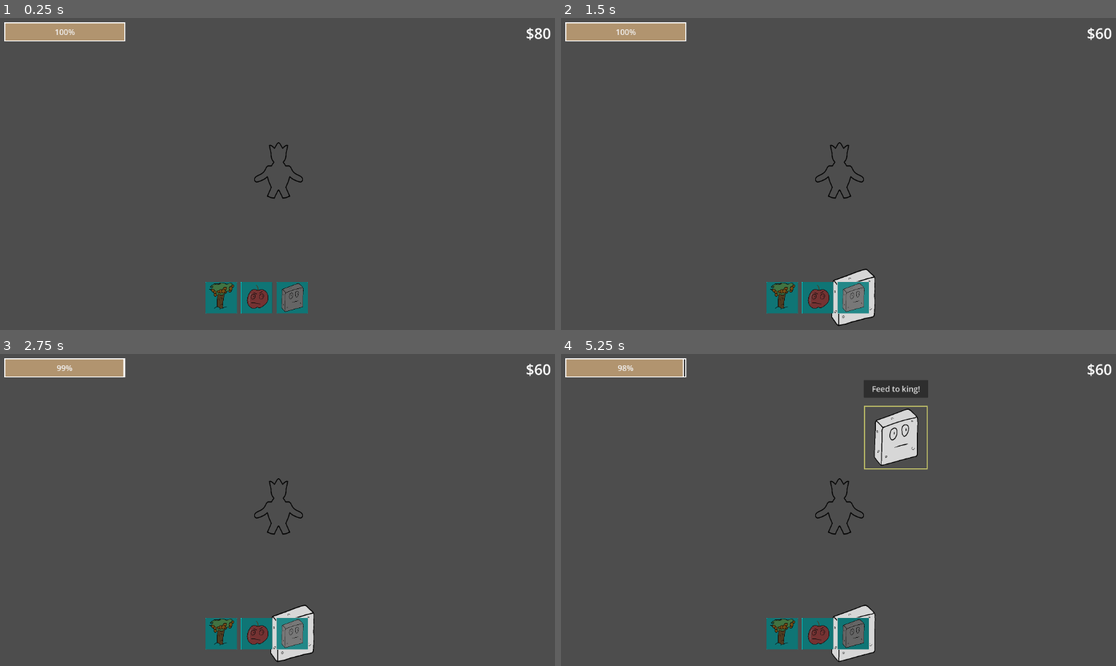
Above: before the commit, frames 1-4 (two rows, left to right).
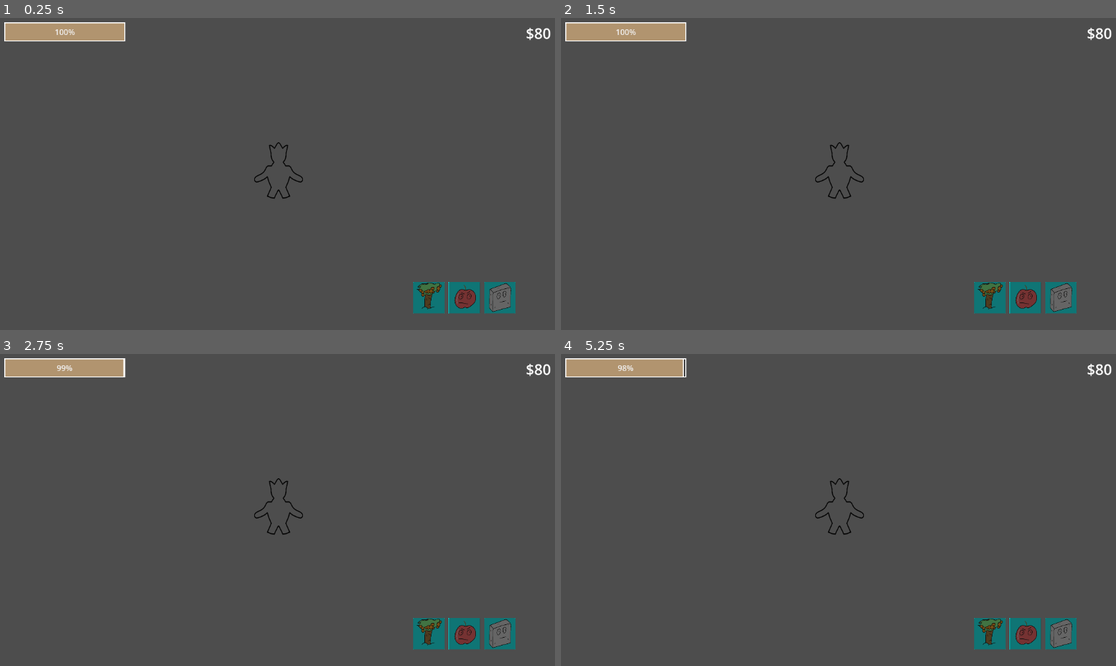
Above: after the commit, the same moments.

Repository: kore4n/wieze
Game: Godot game, scene res://main/universes/Main.tscn
The game is run twice, just before and just after one commit, with the same random seed, the same clock (stepped at 60 frames per second) and the same inputs.
Inputs (mouse positions are in pixels of both pictures, inside the frame that each line leads up to):
- Up to frame 1 (0.25 s): no input
- Up to frame 2 (1.5 s): click (855, 298) at 0.52 s; click (855, 298) at 1.27 s
- Up to frame 3 (2.75 s): click (294, 634) at 2.02 s
- Up to frame 4 (5.25 s): tap Enter at 2.75 s; drag from (855, 634) to (838, 506) at 2.77 s; drag from (838, 506) to (855, 647) at 3.52 s; click (855, 597) at 4.25 s, where only the run before the commit has a clickable "Feed to king!"; move the mouse to (894, 438) at 5.02 s; click (894, 438) at 5.17 s

The runs differ from the first frame. In frame 1, 2.9% of the frame differs, in the area x 37-93%, y 84-95%; in frame 2, 3.8%; in frame 3, 3.8%; in frame 4, 5.5%, in the area x 37-98%, y 3-99%.

Commit message:
move tower icons to the bottom right

Diff:
--- a/main/tower_placement/tower_selection/PickTowerCanvasLayer.tscn
+++ b/main/tower_placement/tower_selection/PickTowerCanvasLayer.tscn
@@ -13,7 +13,9 @@
 anchor_top = 1.0
 anchor_right = 0.5
 anchor_bottom = 1.0
+offset_left = 424.0
 offset_top = -98.0
+offset_right = 424.0
 offset_bottom = -98.0
 grow_horizontal = 2
 grow_vertical = 0
